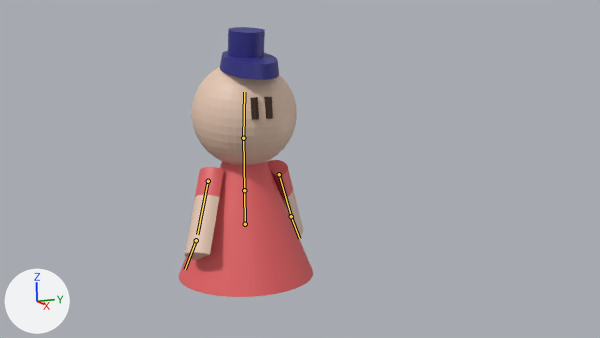
What one commit did to the Blender file player.blend.
Both versions are drawn from the file's camera 'Camera'. Every picture has the same lights, and +X, +Y and +Z are marked at lower left. Both versions are drawn at frame 6 of the action 'Idle'; the numbers are the values there. The bones that bend it are drawn over the model as lines.

The first picture shows 'Body', 'Head', 'Left Hand', 'Right Hand'.
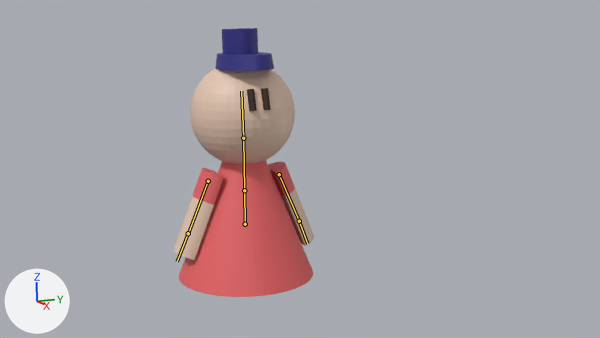
The change, as a diff of the scene's bpy script:
```diff
--- a/player.blend.py
+++ b/player.blend.py
@@ bone_bone_005 @@
 bone_bone_005 = bpy.data.objects['Armature'].pose.bones['Bone.005']
-bone_bone_005.location = (0.78, 0.0, 0.0)
+bone_bone_005.location = (0.0, 0.009, -0.02)
@@ bone_bone_006 @@
 bone_bone_006 = bpy.data.objects['Armature'].pose.bones['Bone.006']
-bone_bone_006.location = (-0.572, 0.0, 0.0)
+bone_bone_006.location = (0.0, 0.007, 0.018)
@@ bone_bone_003 @@
 bone_bone_003 = bpy.data.objects['Armature'].pose.bones['Bone.003']
-bone_bone_003.rotation_quaternion = (0.994, 0.0, 0.0, -0.07)  # degrees (0, 0, -8)
+bone_bone_003.rotation_quaternion = (1.0, 0.01, 0.0, 0.0)  # degrees (1, 0, 0)
```

Where the change shows, as pixel boxes (x1, y1, x2, y2) in the pictures (600 x 338 px):
'Head', posed: before (191, 27, 297, 165); after (190, 28, 295, 164)
'Right Hand', posed (30% wider): before (185, 167, 224, 260); after (173, 168, 224, 260)
'Left Hand', posed (27% wider, 8% taller): before (267, 160, 303, 238); after (268, 162, 314, 246)
bone 'Bone.005', root to tip: before (196, 240) to (185, 269); after (188, 233) to (177, 261)
bone 'Bone.006', root to tip: before (291, 216) to (299, 238); after (299, 221) to (307, 243)
bone 'Bone.003', root to tip: before (243, 138) to (244, 92); after (243, 138) to (241, 91)
